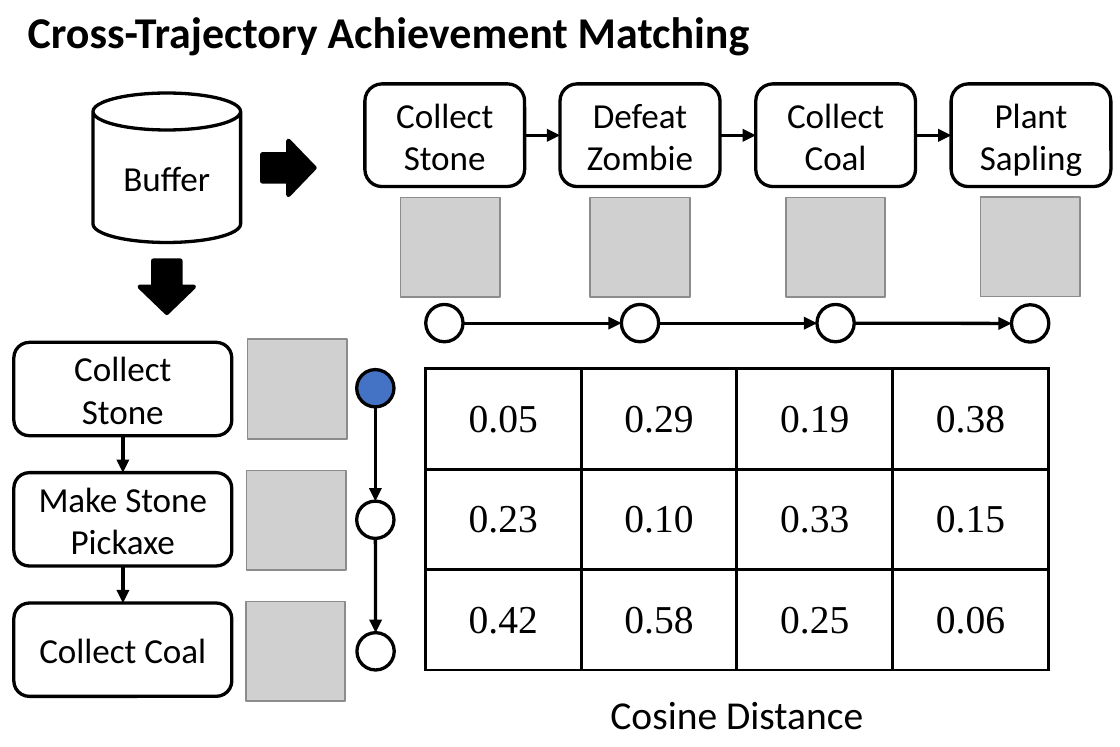
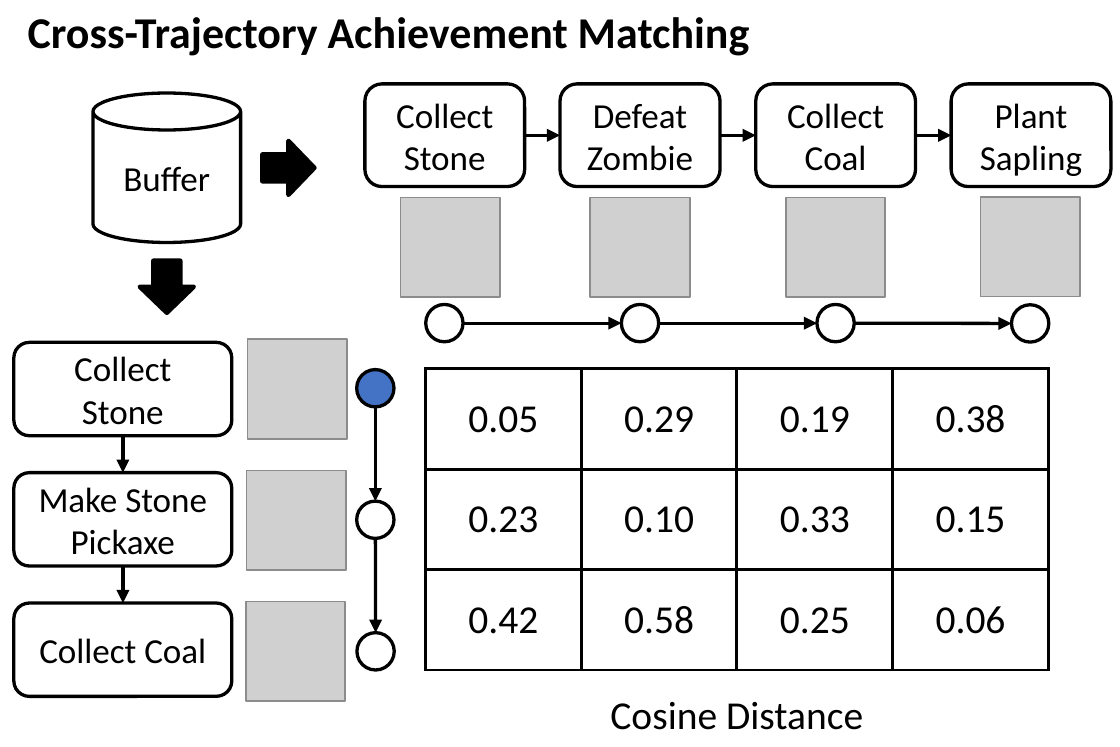
Before and after one commit to symoon11/symoon11.github.io, a slide deck: slide 6 of images/moon23neurips.pptx. Drawn at 1120x747 pixels with LibreOffice and Linux fonts; fonts in the diff are those of the drawing; grey boxes stand for pictures. Boxes give left, top, right and bottom in pixels: in the first picture for what was removed or moved away, otherwise in the second. Text is boxed around its words. In the diff, an @@ line names an element or a change of style, - is before the commit and + after.

```diff
--- a/images/moon23neurips.pptx
+++ b/images/moon23neurips.pptx
@@ table at [425, 368, 1050, 670] @@
@@ font Times New Roman to Calibri @@
```
Also in this commit, not shown: 5 other slides changed, 15 other files.
